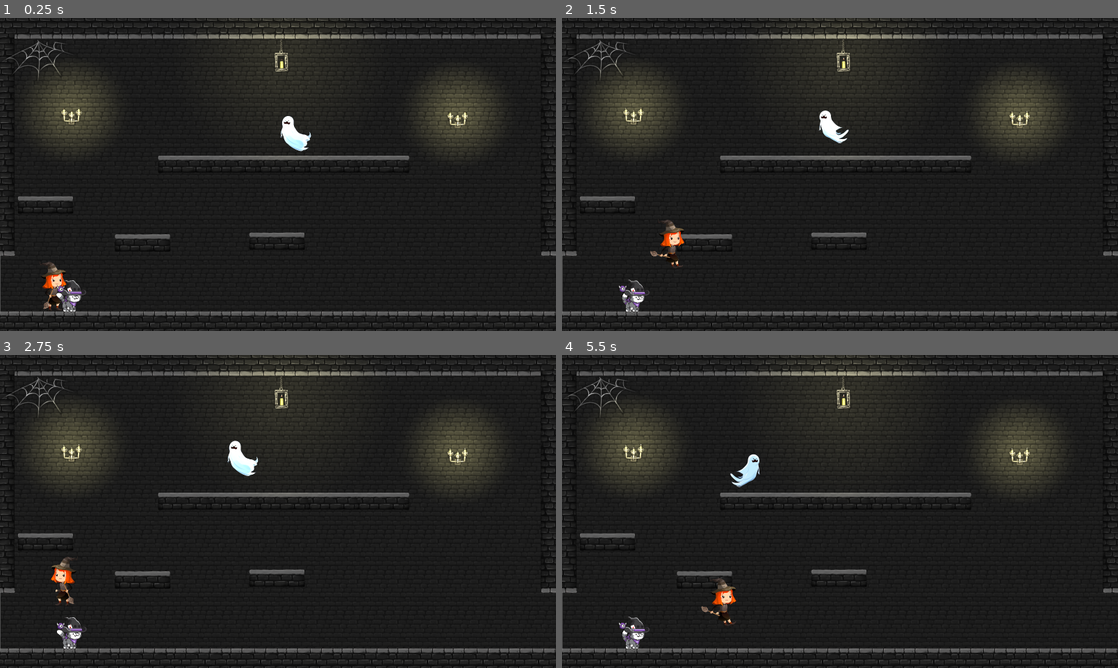
Above: before the commit, frames 1-4 (two rows, left to right).
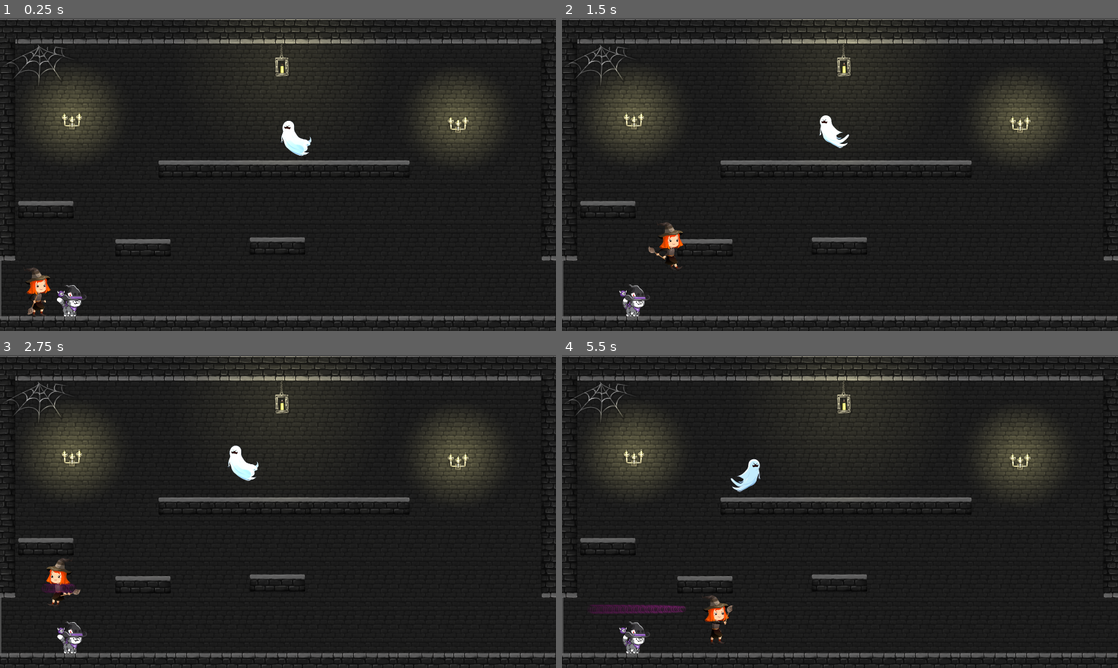
Above: after the commit, the same moments.

Repository: stellar-flame/cauldron
Game: Godot game, scene res://platformer/dungeon_1.tscn
Same seed, same stepped clock (60 frames per second), same inputs: the game is played once before the commit and once after it. This scene is started directly instead of the project's main scene.
Inputs (mouse positions are in pixels of both pictures, inside the frame that each line leads up to):
- Up to frame 1 (0.25 s): no input
- Up to frame 2 (1.5 s): tap Enter (luna_jump) at 0.5, 0.77, 0.8, 1.07, 1.35 s; move the mouse to (962, 158) at 0.52 s; hold Right (luna_right) from 0.53 s (still down); click (962, 158) at 0.6 s; move the mouse to (728, 190) at 1.27 s
- Up to frame 3 (2.75 s): tap Enter (luna_jump) at 1.52, 1.82, 2.3 s; click (166, 527) at 1.55 s; move the mouse to (333, 442) at 2.02 s; release Right (luna_right) at 2.03 s; hold Left (luna_left) from 2.03 s (still down); click (333, 442) at 2.1 s
- Up to frame 4 (5.5 s): move the mouse to (812, 574) at 2.77 s; release Left (luna_left) at 2.78 s; hold Right (luna_right) 2.78-4.28 s; click (812, 574) at 2.85 s; tap Enter (luna_jump) at 3.02, 3.32, 3.6, 3.77, 4.07, 4.52, 4.82, 5.3 s; move the mouse to (1006, 558) at 3.52 s; move the mouse to (673, 464) at 4.27 s; hold Left (luna_left) 4.28-5.03 s; click (673, 464) at 4.35 s; move the mouse to (867, 511) at 5.02 s; hold Right (luna_right) from 5.03 s (still down); click (867, 511) at 5.1 s

The runs differ from the first frame. In frame 1, 12% of the frame differs, in the area x 0-100%, y 0-100%; in frame 2, 12%; in frame 3, 12%; in frame 4, 12%.

Commit message:
Witch spel

Diff:
--- a/platformer/characters/luna.gd
+++ b/platformer/characters/luna.gd
@@ -1,16 +1,23 @@
 extends CharacterBody2D
+
+@export  var spell: PackedScene
 
 const SPEED = 500.0
 const JUMP_VELOCITY = -650.0
-@onready var sprite = $AnimatedSprite2D
 @onready var direction = 0
-@onready var block_animation = false
+@onready var sprite = $Sprite2D
+@onready var animation_tree = $AnimationTree
+@onready var state_machine = animation_tree.get("parameters/playback")
+@onready var animation_blocked = false
+
+
+
 
 # Get the gravity from the project settings to be synced with RigidBody nodes.
 var gravity = ProjectSettings.get_setting("physics/2d/default_gravity")
 
 func _ready():
-	sprite.play("idle")
+	animation_tree.set_active(true)
 
 
 func _physics_process(delta):
@@ -35,17 +42,17 @@
 	update_facing_direction()
 
 func update_animation():
-	if (not block_animation):
-		if direction !=0 and is_on_floor():
-			sprite.play("run")
-		elif Input.is_action_just_pressed("luna_jump"):
-			sprite.play("jump")
-			block_animation = true
-		elif Input.is_action_just_pressed("attack"):
-			sprite.play("attack")
-			block_animation = true
+	if (not animation_blocked):
+		if (is_on_floor()):
+			if Input.is_action_just_pressed("attack"):
+				state_machine.travel("attack")
+				animation_blocked = true
+			elif direction != 0:
+				state_machine.travel("run")
+			else:
+				state_machine.travel("idle")
 		else:
-			sprite.play("idle")
+			state_machine.travel("jump")
 
 func update_facing_direction():
 	if direction > 0:
@@ -54,5 +61,16 @@
 		sprite.flip_h = true
 
 
-func _on_animated_sprite_2d_animation_finished():
-	block_animation = false
+func cast_spell():
+	var s = spell.instantiate()
+	var spawn_offset = Vector2(-80, -50) if sprite.flip_h else Vector2(60, -50)
+	var spawn_position = self.position + spawn_offset
+
+	s.position = spawn_position
+	s.direction = Vector2(-1, 0) if sprite.flip_h else Vector2(1, 0)
+
+	#s.velocity =  shot_direction * 600
+	get_parent().add_child(s)
+
+func _on_animation_tree_animation_finished(anim_name):
+	animation_blocked = false
--- a/platformer/characters/luna.tscn
+++ b/platformer/characters/luna.tscn
@@ -1,18 +1,10 @@
-[gd_scene load_steps=30 format=3 uid="uid://b4i0asvn1f6v4"]
+[gd_scene load_steps=47 format=3 uid="uid://cpd0lerp2tee1"]
 
 [ext_resource type="Script" path="res://platformer/characters/luna.gd" id="1_0gdnl"]
-[ext_resource type="Texture2D" uid="uid://dkm8lgiwx8w00" path="res://assets/witch/attack/attack_000.png" id="2_cr5x2"]
+[ext_resource type="PackedScene" uid="uid://bmphi4v4pr3l0" path="res://platformer/spell.tscn" id="2_uy2f6"]
 [ext_resource type="Texture2D" uid="uid://djlphpgqifihs" path="res://assets/witch/attack/attack_001.png" id="3_ba6xv"]
 [ext_resource type="Texture2D" uid="uid://chbu8dlhpn0un" path="res://assets/witch/attack/attack_002.png" id="4_2p6bw"]
 [ext_resource type="Texture2D" uid="uid://cwwt7h2s0divj" path="res://assets/witch/attack/attack_003.png" id="5_6d7hl"]
-[ext_resource type="Texture2D" uid="uid://boyqk2f122278" path="res://assets/witch/attack/attack_004.png" id="6_2p370"]
-[ext_resource type="Texture2D" uid="uid://dju53dw3b01al" path="res://assets/witch/hurt/hurt_000.png" id="7_fxb1i"]
-[ext_resource type="Texture2D" uid="uid://byfj77256v3fl" path="res://assets/witch/hurt/hurt_001.png" id="8_kqxp3"]
-[ext_resource type="Texture2D" uid="uid://cf6qhhg8t03f3" path="res://assets/witch/hurt/hurt_002.png" id="9_r67py"]
-[ext_resource type="Texture2D" uid="uid://cov866weyy7bf" path="res://assets/witch/hurt/hurt_003.png" id="10_8862d"]
-[ext_resource type="Texture2D" uid="uid://dcax75eu0h3fs" path="res://assets/witch/hurt/hurt_004.png" id="11_t4rsf"]
-[ext_resource type="Texture2D" uid="uid://b03glpatffa58" path="res://assets/witch/hurt/hurt_005.png" id="12_21a5s"]
-[ext_resource type="Texture2D" uid="uid://dkrauw40a2idb" path="res://assets/witch/hurt/hurt_006.png" id="13_ey3w6"]
 [ext_resource type="Texture2D" uid="uid://cp5xkuu2euyul" path="res://assets/witch/idle/idle_000.png" id="14_ugdrd"]
 [ext_resource type="Texture2D" uid="uid://cgvnu0rcpv58v" path="res://assets/witch/idle/idle_001.png" id="15_82xrq"]
 [ext_resource type="Texture2D" uid="uid://b6gbh2m25klp3" path="res://assets/witch/idle/idle_002.png" id="16_7cjfb"]
@@ -27,129 +19,222 @@
 [ext_resource type="Texture2D" uid="uid://0v7c4dqdh8bp" path="res://assets/witch/run/run_003.png" id="25_s2vup"]
 [ext_resource type="Texture2D" uid="uid://ba72btu5moipx" path="res://assets/witch/run/run_004.png" id="26_iamks"]
 [ext_resource type="Texture2D" uid="uid://cl7e0d1ybarps" path="res://assets/witch/run/run_005.png" id="27_u5af5"]
+[ext_resource type="Texture2D" uid="uid://ck1dj5pc2ni23" path="res://assets/witch/jump/jump_005.png" id="28_1iaqs"]
 
 [sub_resource type="CapsuleShape2D" id="CapsuleShape2D_aikpy"]
 radius = 60.0
 height = 234.0
 
-[sub_resource type="SpriteFrames" id="SpriteFrames_8kcrw"]
-animations = [{
-"frames": [{
-"duration": 1.0,
-"texture": ExtResource("2_cr5x2")
-}, {
-"duration": 1.0,
-"texture": ExtResource("3_ba6xv")
-}, {
-"duration": 1.0,
-"texture": ExtResource("4_2p6bw")
-}, {
-"duration": 1.0,
-"texture": ExtResource("5_6d7hl")
-}, {
-"duration": 1.0,
-"texture": ExtResource("6_2p370")
-}],
-"loop": false,
-"name": &"attack",
-"speed": 10.0
-}, {
-"frames": [{
-"duration": 1.0,
-"texture": ExtResource("7_fxb1i")
-}, {
-"duration": 1.0,
-"texture": ExtResource("8_kqxp3")
-}, {
-"duration": 1.0,
-"texture": ExtResource("9_r67py")
-}, {
-"duration": 1.0,
-"texture": ExtResource("10_8862d")
-}, {
-"duration": 1.0,
-"texture": ExtResource("11_t4rsf")
-}, {
-"duration": 1.0,
-"texture": ExtResource("12_21a5s")
-}, {
-"duration": 1.0,
-"texture": ExtResource("13_ey3w6")
-}],
-"loop": true,
-"name": &"hurt",
-"speed": 5.0
-}, {
-"frames": [{
-"duration": 1.0,
-"texture": ExtResource("14_ugdrd")
-}, {
-"duration": 1.0,
-"texture": ExtResource("15_82xrq")
-}, {
-"duration": 1.0,
-"texture": ExtResource("16_7cjfb")
-}],
-"loop": true,
-"name": &"idle",
-"speed": 3.0
-}, {
-"frames": [{
-"duration": 1.0,
-"texture": ExtResource("17_w1crn")
-}, {
-"duration": 1.0,
-"texture": ExtResource("18_e65rq")
-}, {
-"duration": 1.0,
-"texture": ExtResource("19_itelp")
-}, {
-"duration": 1.0,
-"texture": ExtResource("20_wexlv")
-}, {
-"duration": 1.0,
-"texture": ExtResource("21_7hso3")
-}],
-"loop": false,
-"name": &"jump",
-"speed": 5.0
-}, {
-"frames": [{
-"duration": 1.0,
-"texture": ExtResource("22_1sntn")
-}, {
-"duration": 1.0,
-"texture": ExtResource("23_vbu6i")
-}, {
-"duration": 1.0,
-"texture": ExtResource("24_fqidl")
-}, {
-"duration": 1.0,
-"texture": ExtResource("25_s2vup")
-}, {
-"duration": 1.0,
-"texture": ExtResource("26_iamks")
-}, {
-"duration": 1.0,
-"texture": ExtResource("27_u5af5")
-}],
-"loop": true,
-"name": &"run",
-"speed": 15.0
+[sub_resource type="AnimatedTexture" id="AnimatedTexture_yy18f"]
+frames = 2
+frame_0/texture = ExtResource("4_2p6bw")
+frame_0/duration = 0.5
+frame_1/texture = ExtResource("5_6d7hl")
+frame_1/duration = 0.5
+
+[sub_resource type="AnimatedTexture" id="AnimatedTexture_iydgu"]
+frame_0/texture = ExtResource("3_ba6xv")
+frame_0/duration = 0.2
+
+[sub_resource type="AnimatedTexture" id="AnimatedTexture_ht3dh"]
+frames = 2
+frame_0/texture = ExtResource("4_2p6bw")
+frame_0/duration = 0.2
+frame_1/texture = ExtResource("5_6d7hl")
+frame_1/duration = 0.3
+
+[sub_resource type="Animation" id="Animation_rfd6n"]
+resource_name = "attack"
+length = 0.5
+step = 1.0
+tracks/0/type = "value"
+tracks/0/imported = false
+tracks/0/enabled = true
+tracks/0/path = NodePath("Sprite2D:texture")
+tracks/0/interp = 1
+tracks/0/loop_wrap = false
+tracks/0/keys = {
+"times": PackedFloat32Array(0, 0.0001, 0.0002, 0.0003, 0.0004, 0.0005, 0.0006, 0.0007, 0.0008, 0.0009),
+"transitions": PackedFloat32Array(1, 1, 1, 1, 1, 1, 1, 1, 1, 1),
+"update": 1,
+"values": [SubResource("AnimatedTexture_yy18f"), SubResource("AnimatedTexture_iydgu"), SubResource("AnimatedTexture_iydgu"), SubResource("AnimatedTexture_iydgu"), SubResource("AnimatedTexture_iydgu"), SubResource("AnimatedTexture_iydgu"), SubResource("AnimatedTexture_iydgu"), SubResource("AnimatedTexture_iydgu"), SubResource("AnimatedTexture_iydgu"), SubResource("AnimatedTexture_ht3dh")]
+}
+tracks/1/type = "method"
+tracks/1/imported = false
+tracks/1/enabled = true
+tracks/1/path = NodePath(".")
+tracks/1/interp = 1
+tracks/1/loop_wrap = true
+tracks/1/keys = {
+"times": PackedFloat32Array(0.4),
+"transitions": PackedFloat32Array(1),
+"values": [{
+"args": [],
+"method": &"cast_spell"
 }]
+}
+
+[sub_resource type="AnimatedTexture" id="AnimatedTexture_tcuhx"]
+frames = 3
+frame_0/texture = ExtResource("14_ugdrd")
+frame_0/duration = 0.33
+frame_1/texture = ExtResource("15_82xrq")
+frame_1/duration = 0.33
+frame_2/texture = ExtResource("16_7cjfb")
+frame_2/duration = 0.33
+
+[sub_resource type="Animation" id="Animation_7mcnv"]
+resource_name = "idle"
+loop_mode = 1
+tracks/0/type = "value"
+tracks/0/imported = false
+tracks/0/enabled = true
+tracks/0/path = NodePath("Sprite2D:texture")
+tracks/0/interp = 1
+tracks/0/loop_wrap = true
+tracks/0/keys = {
+"times": PackedFloat32Array(0),
+"transitions": PackedFloat32Array(1),
+"update": 1,
+"values": [SubResource("AnimatedTexture_tcuhx")]
+}
+
+[sub_resource type="AnimatedTexture" id="AnimatedTexture_8nsx4"]
+frames = 6
+frame_0/texture = ExtResource("17_w1crn")
+frame_0/duration = 0.17
+frame_1/texture = ExtResource("18_e65rq")
+frame_1/duration = 0.17
+frame_2/texture = ExtResource("19_itelp")
+frame_2/duration = 0.17
+frame_3/texture = ExtResource("20_wexlv")
+frame_3/duration = 0.17
+frame_4/texture = ExtResource("21_7hso3")
+frame_4/duration = 0.17
+frame_5/texture = ExtResource("28_1iaqs")
+frame_5/duration = 0.17
+
+[sub_resource type="Animation" id="Animation_3o1to"]
+resource_name = "jump"
+length = 1.02
+step = 0.166667
+tracks/0/type = "value"
+tracks/0/imported = false
+tracks/0/enabled = true
+tracks/0/path = NodePath("Sprite2D:texture")
+tracks/0/interp = 1
+tracks/0/loop_wrap = true
+tracks/0/keys = {
+"times": PackedFloat32Array(0),
+"transitions": PackedFloat32Array(1),
+"update": 1,
+"values": [SubResource("AnimatedTexture_8nsx4")]
+}
+
+[sub_resource type="AnimatedTexture" id="AnimatedTexture_bgmrt"]
+frames = 6
+frame_0/texture = ExtResource("22_1sntn")
+frame_0/duration = 0.1
+frame_1/texture = ExtResource("23_vbu6i")
+frame_1/duration = 0.1
+frame_2/texture = ExtResource("24_fqidl")
+frame_2/duration = 0.1
+frame_3/texture = ExtResource("25_s2vup")
+frame_3/duration = 0.1
+frame_4/texture = ExtResource("26_iamks")
+frame_4/duration = 0.1
+frame_5/texture = ExtResource("27_u5af5")
+frame_5/duration = 0.1
+
+[sub_resource type="Animation" id="Animation_tkgbm"]
+resource_name = "run"
+loop_mode = 1
+tracks/0/type = "value"
+tracks/0/imported = false
+tracks/0/enabled = true
+tracks/0/path = NodePath("Sprite2D:texture")
+tracks/0/interp = 1
+tracks/0/loop_wrap = true
+tracks/0/keys = {
+"times": PackedFloat32Array(0),
+"transitions": PackedFloat32Array(1),
+"update": 1,
+"values": [SubResource("AnimatedTexture_bgmrt")]
+}
+
+[sub_resource type="AnimationLibrary" id="AnimationLibrary_q5gnx"]
+_data = {
+"attack": SubResource("Animation_rfd6n"),
+"idle": SubResource("Animation_7mcnv"),
+"jump": SubResource("Animation_3o1to"),
+"run": SubResource("Animation_tkgbm")
+}
+
+[sub_resource type="AnimationNodeAnimation" id="AnimationNodeAnimation_81yu2"]
+animation = &"attack"
+
+[sub_resource type="AnimationNodeAnimation" id="AnimationNodeAnimation_nfghw"]
+animation = &"idle"
+
+[sub_resource type="AnimationNodeAnimation" id="AnimationNodeAnimation_5ntyj"]
+animation = &"jump"
+
+[sub_resource type="AnimationNodeAnimation" id="AnimationNodeAnimation_1jfwi"]
+animation = &"run"
+
+[sub_resource type="AnimationNodeStateMachineTransition" id="AnimationNodeStateMachineTransition_jvhyv"]
+advance_mode = 2
+
+[sub_resource type="AnimationNodeStateMachineTransition" id="AnimationNodeStateMachineTransition_pe2jq"]
+
+[sub_resource type="AnimationNodeStateMachineTransition" id="AnimationNodeStateMachineTransition_klc0y"]
+
+[sub_resource type="AnimationNodeStateMachineTransition" id="AnimationNodeStateMachineTransition_030x8"]
+
+[sub_resource type="AnimationNodeStateMachineTransition" id="AnimationNodeStateMachineTransition_26en0"]
+
+[sub_resource type="AnimationNodeStateMachineTransition" id="AnimationNodeStateMachineTransition_b5jmo"]
+
+[sub_resource type="AnimationNodeStateMachineTransition" id="AnimationNodeStateMachineTransition_jsudg"]
+
+[sub_resource type="AnimationNodeStateMachineTransition" id="AnimationNodeStateMachineTransition_ltkgm"]
+switch_mode = 2
+advance_mode = 2
+
+[sub_resource type="AnimationNodeStateMachine" id="AnimationNodeStateMachine_iou4i"]
+states/attack/node = SubResource("AnimationNodeAnimation_81yu2")
+states/attack/position = Vector2(427.429, 220.048)
+states/idle/node = SubResource("AnimationNodeAnimation_nfghw")
+states/idle/position = Vector2(343.429, 99.3878)
+states/jump/node = SubResource("AnimationNodeAnimation_5ntyj")
+states/jump/position = Vector2(414.991, -39.4968)
+states/run/node = SubResource("AnimationNodeAnimation_1jfwi")
+states/run/position = Vector2(521.848, 101.93)
+transitions = ["Start", "idle", SubResource("AnimationNodeStateMachineTransition_jvhyv"), "idle", "run", SubResource("AnimationNodeStateMachineTransition_pe2jq"), "run", "jump", SubResource("AnimationNodeStateMachineTransition_klc0y"), "idle", "jump", SubResource("AnimationNodeStateMachineTransition_030x8"), "run", "idle", SubResource("AnimationNodeStateMachineTransition_26en0"), "jump", "idle", SubResource("AnimationNodeStateMachineTransition_b5jmo"), "idle", "attack", SubResource("AnimationNodeStateMachineTransition_jsudg"), "attack", "idle", SubResource("AnimationNodeStateMachineTransition_ltkgm")]
+graph_offset = Vector2(82.5, -6.9225)
+
+[sub_resource type="AnimationNodeStateMachinePlayback" id="AnimationNodeStateMachinePlayback_cn3tc"]
 
 [node name="Luna" type="CharacterBody2D"]
-position = Vector2(-21, -2)
+position = Vector2(-21, 8)
 script = ExtResource("1_0gdnl")
+spell = ExtResource("2_uy2f6")
 
 [node name="CollisionShape2D" type="CollisionShape2D" parent="."]
-position = Vector2(69, 113)
 shape = SubResource("CapsuleShape2D_aikpy")
 
-[node name="AnimatedSprite2D" type="AnimatedSprite2D" parent="."]
-position = Vector2(76, 109)
+[node name="Sprite2D" type="Sprite2D" parent="."]
 scale = Vector2(0.15, 0.15)
-sprite_frames = SubResource("SpriteFrames_8kcrw")
-animation = &"attack"
-
-[connection signal="animation_finished" from="AnimatedSprite2D" to="." method="_on_animated_sprite_2d_animation_finished"]
+texture = SubResource("AnimatedTexture_yy18f")
+
+[node name="AnimationPlayer" type="AnimationPlayer" parent="."]
+libraries = {
+"": SubResource("AnimationLibrary_q5gnx")
+}
+
+[node name="AnimationTree" type="AnimationTree" parent="."]
+tree_root = SubResource("AnimationNodeStateMachine_iou4i")
+anim_player = NodePath("../AnimationPlayer")
+parameters/playback = SubResource("AnimationNodeStateMachinePlayback_cn3tc")
+
+[connection signal="animation_finished" from="AnimationTree" to="." method="_on_animation_tree_animation_finished"]
--- a/platformer/dungeon_1.tscn
+++ b/platformer/dungeon_1.tscn
@@ -22,7 +22,7 @@
 point_count = 5
 
 [node name="Dungeon_1" type="Node2D"]
-position = Vector2(-13, 0)
+position = Vector2(-11, 22)
 script = ExtResource("1_yudbj")
 
 [node name="CandleStick" parent="." instance=ExtResource("2_50i4v")]
@@ -35,7 +35,7 @@
 position = Vector2(1308, 176)
 
 [node name="Background" parent="." instance=ExtResource("4_kxh1h")]
-position = Vector2(17, -2)
+position = Vector2(18, -2)
 
 [node name="Floating_platform" parent="." instance=ExtResource("9_yvaot")]
 position = Vector2(748, 624)
@@ -63,7 +63,7 @@
 position = Vector2(2502, 72)
 
 [node name="Luna" parent="." instance=ExtResource("3_3kw6e")]
-position = Vector2(180, 1116)
+position = Vector2(181, 1225)
 collision_layer = 2
 
 [node name="Stella" parent="." instance=ExtResource("4_8jr37")]
--- a/platformer/flame.tscn
+++ b/platformer/flame.tscn
@@ -10,7 +10,7 @@
 offsets = PackedFloat32Array(0, 0.415254, 0.734463, 1)
 colors = PackedColorArray(0, 0, 0, 1, 0.921569, 0.392157, 0.329412, 1, 0.505882, 0.643137, 0.819608, 1, 1, 1, 1, 1)
 
-[node name="CPUParticles2D" type="CPUParticles2D"]
+[node name="Flame" type="CPUParticles2D"]
 position = Vector2(382, 390)
 amount = 150
 lifetime = 0.5
--- a/platformer/ghost.tscn
+++ b/platformer/ghost.tscn
@@ -1,4 +1,4 @@
-[gd_scene load_steps=9 format=3]
+[gd_scene load_steps=9 format=3 uid="uid://qmduat6d7ufp"]
 
 [ext_resource type="Script" path="res://platformer/ghost.gd" id="1_nxcnl"]
 [ext_resource type="Texture2D" uid="uid://cx876ytbtikkc" path="res://assets/Ghosts/ghost_sprite_sheet_3.png" id="12_gvyiv"]
--- /dev/null
+++ b/platformer/spell.gd
@@ -0,0 +1,12 @@
+extends Area2D
+
+var speed = 600
+var direction
+
+func _ready():
+	$AnimatedSprite2D.play("shoot")
+
+func _process(delta):
+	if (direction.x == -1):
+		$AnimatedSprite2D.flip_h = true
+	position += direction * delta * speed
--- /dev/null
+++ b/platformer/spell.tscn
@@ -0,0 +1,78 @@
+[gd_scene load_steps=12 format=3 uid="uid://bmphi4v4pr3l0"]
+
+[ext_resource type="Script" path="res://platformer/spell.gd" id="1_ue443"]
+[ext_resource type="Texture2D" uid="uid://bbqr2etkxyiq0" path="res://assets/spells/pngegg.png" id="2_68opm"]
+[ext_resource type="Texture2D" uid="uid://biljjdeh6iv0b" path="res://assets/particles/effect_4_1.png" id="3_gdko2"]
+
+[sub_resource type="CircleShape2D" id="CircleShape2D_ie5vk"]
+radius = 29.1204
+
+[sub_resource type="AtlasTexture" id="AtlasTexture_kml2a"]
+atlas = ExtResource("2_68opm")
+region = Rect2(0, 0, 126, 80)
+
+[sub_resource type="AtlasTexture" id="AtlasTexture_6lj1c"]
+atlas = ExtResource("2_68opm")
+region = Rect2(126, 0, 126, 80)
+
+[sub_resource type="AtlasTexture" id="AtlasTexture_co7vo"]
+atlas = ExtResource("2_68opm")
+region = Rect2(252, 0, 126, 80)
+
+[sub_resource type="AtlasTexture" id="AtlasTexture_0gavc"]
+atlas = ExtResource("2_68opm")
+region = Rect2(378, 0, 126, 80)
+
+[sub_resource type="SpriteFrames" id="SpriteFrames_tvp74"]
+animations = [{
+"frames": [{
+"duration": 1.0,
+"texture": SubResource("AtlasTexture_kml2a")
+}, {
+"duration": 1.0,
+"texture": SubResource("AtlasTexture_6lj1c")
+}, {
+"duration": 1.0,
+"texture": SubResource("AtlasTexture_co7vo")
+}, {
+"duration": 1.0,
+"texture": SubResource("AtlasTexture_0gavc")
+}],
+"loop": true,
+"name": &"shoot",
+"speed": 5.0
+}]
+
+[sub_resource type="Curve" id="Curve_fh5x0"]
+_data = [Vector2(0.00829748, 1), 0.0, 0.0, 0, 0, Vector2(0.487707, 0.911765), 0.0, 0.0, 0, 0, Vector2(0.989244, 0.331373), 0.0, 0.0, 0, 0]
+point_count = 3
+
+[sub_resource type="Gradient" id="Gradient_pnq0p"]
+colors = PackedColorArray(0.41106, 0.41106, 0.41106, 1, 1, 1, 1, 1)
+
+[node name="Spell" type="Area2D"]
+position = Vector2(83, -36)
+script = ExtResource("1_ue443")
+
+[node name="CollisionShape2D" type="CollisionShape2D" parent="."]
+position = Vector2(20, -9)
+shape = SubResource("CircleShape2D_ie5vk")
+
+[node name="AnimatedSprite2D" type="AnimatedSprite2D" parent="."]
+visible = false
+position = Vector2(0, -3)
+sprite_frames = SubResource("SpriteFrames_tvp74")
+animation = &"shoot"
+
+[node name="CPUParticles2D" type="CPUParticles2D" parent="."]
+position = Vector2(19, -7)
+amount = 100
+texture = ExtResource("3_gdko2")
+spread = 30.0
+gravity = Vector2(0, 0)
+angular_velocity_min = -100.0
+angle_min = 360.0
+angle_max = 360.0
+scale_amount_curve = SubResource("Curve_fh5x0")
+color = Color(0.843137, 0.156863, 0.741176, 1)
+color_ramp = SubResource("Gradient_pnq0p")
Not shown, added: assets/assets.txt
Binary file added: assets/frankenstein/spark_07.png
Not shown, added: assets/frankenstein/spark_07.png.import
Binary file added: assets/particles/effect_4.png
Not shown, added: assets/particles/effect_4.png.import
Binary file added: assets/particles/effect_4_1.png
Not shown, added: assets/particles/effect_4_1.png.import
Binary file added: assets/particles/spark_07.png
Not shown, added: assets/particles/spark_07.png.import
Binary file added: assets/spells/all-pngegg.jpg
Not shown, added: assets/spells/all-pngegg.jpg.import
Binary file added: assets/spells/pngegg.png
(and 4 more such lines)
